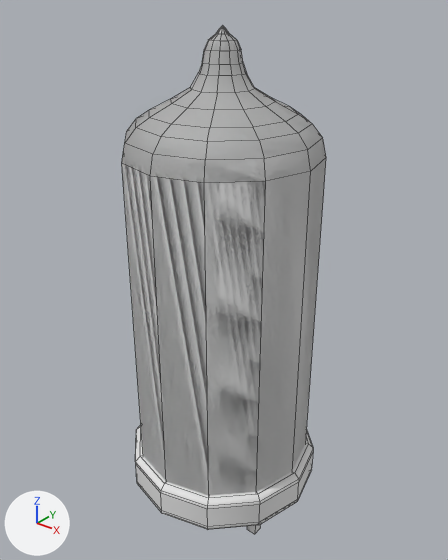
The FBX model CorridorGeodesic/Assets/Resources/Models/CORGEO_MODELS_Projectiles/CORGEO_MODELS_Projectiles.fbx as it was, and as the next commit left it.
Camera for both pictures: a 50 mm lens placed at (0.803, -0.999, 1.166), pointed at (-0.019, 0.028, 0.529). The lights are fixed; the arrows at lower left show +X, +Y and +Z. Mesh edges are drawn as thin lines. Where no turn or scale is listed for an object, it has been applied to the vertices.

In view in the first picture: 'VacuumTube'.
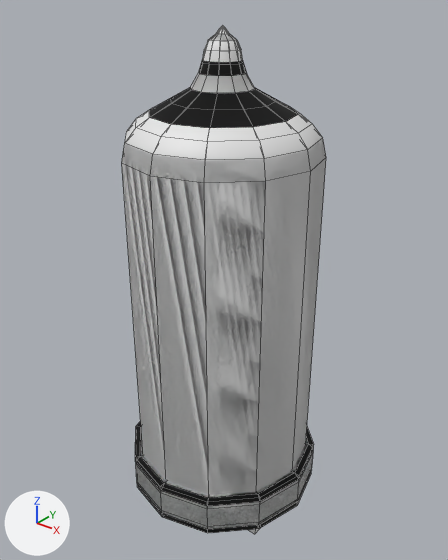
Pixel boxes (x1, y1, x2, y2) of what changed, in the pictures (448 x 560 px):
'VacuumTubeOutline', reshaped (not visible before)
    after: (135, 59, 314, 533)
part 1 of me_cylinder_008, added (black)
    after: (135, 422, 314, 533)
part 2 of me_cylinder_008, cut back (black)
    after: (149, 59, 298, 128)

Edits to the bpy script that builds the scene:
```text
Change me_cylinder_008:
    used by ob_vacuumtubeoutline; location = (0.0, 0.0, 0.0)
    remove me_cylinder_008.from_pydata(...)  # 158 vertices, 168 faces; spans x -0.214..0.214, y -0.214..0.214, z 0.062..1.086
    add me_cylinder_008.from_pydata(...)  # 124 vertices, 144 faces; spans x -0.234..0.234, y -0.234..0.234, z 0.0..1.086
    me_cylinder_008 part 1: a new loose piece, a 12-sided cylinder along z spanning x -0.234..0.234, y -0.234..0.234, z 0.0..0.098, in mat_invisible (black #000000)
    me_cylinder_008 part 2
    60 vertices are removed from x -0.181..0.181, y -0.181..0.181, z 0.906..1.081
    108 faces are deleted
    48 new faces join them
```
